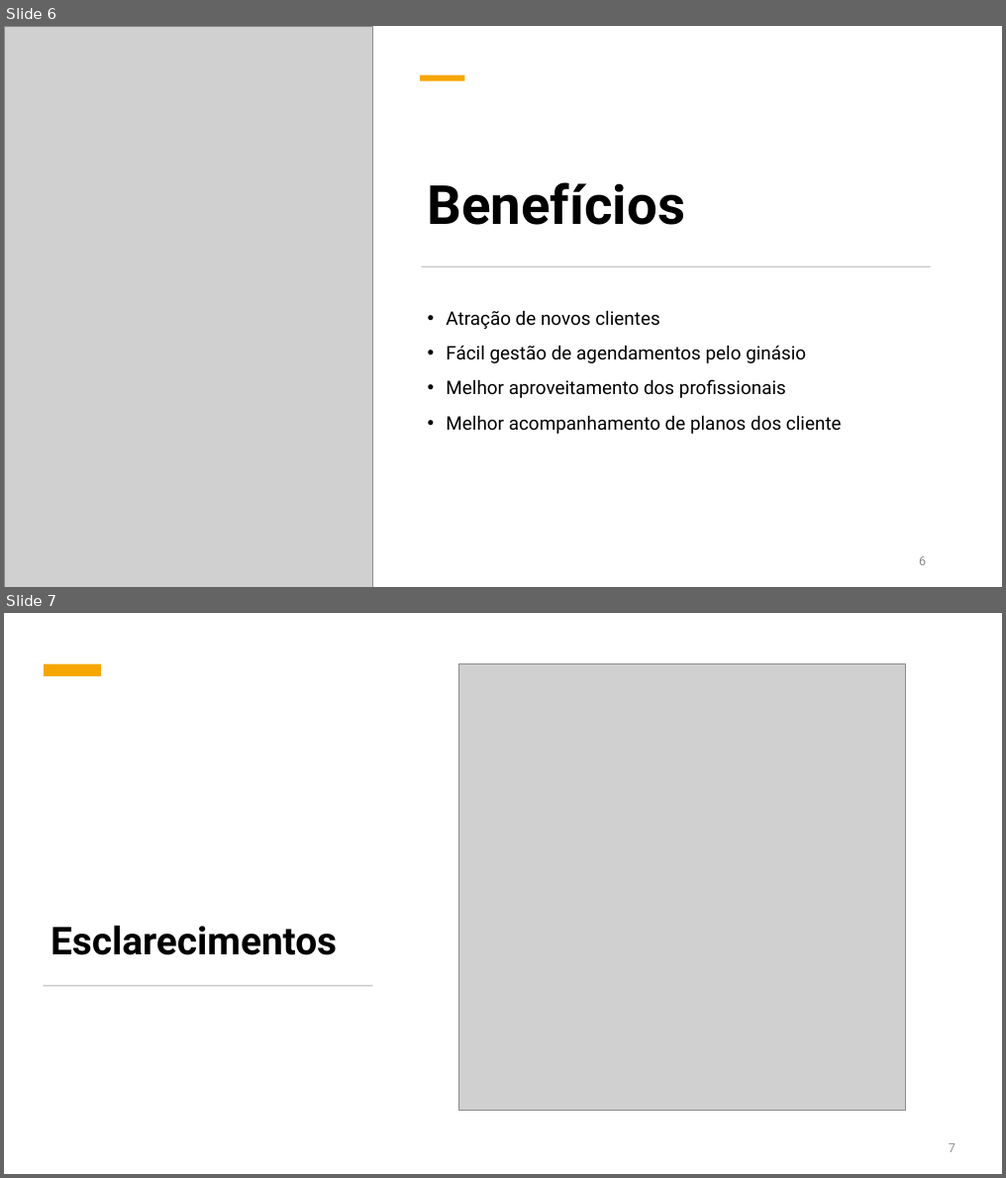
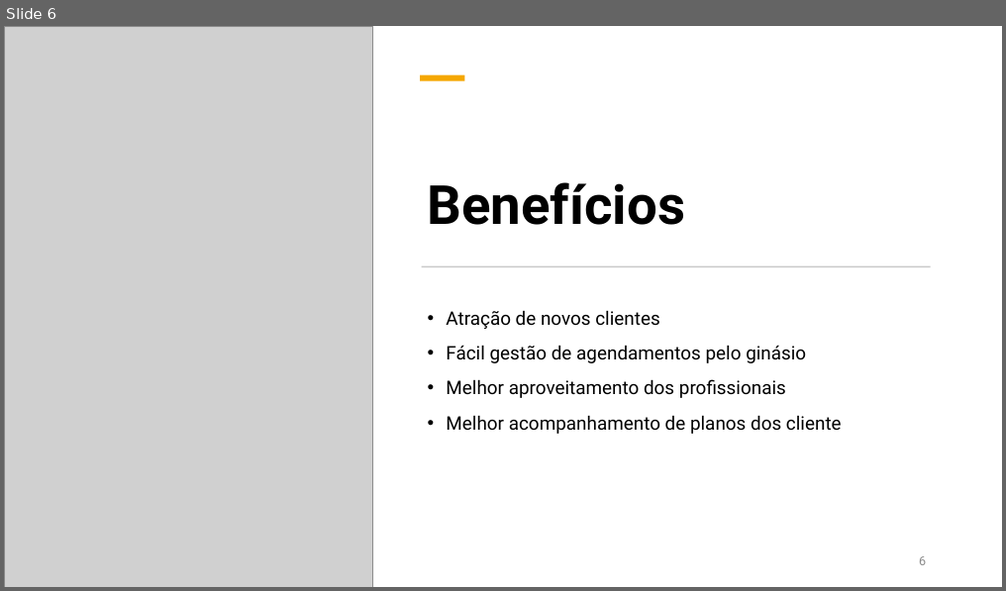
Before and after one commit to Gongas1331/FitLink, a slide deck: apresentações/Apresentação1.pptx. Shown one above the other, each under a label of ours: slides 6 and 7 before the commit, slide 6 after it. The pictures are 1006x1178 and 1006x591 pixels, drawn with LibreOffice and Linux fonts; fonts in the diff are those of the drawing; grey boxes stand for pictures. Boxes give left, top, right and bottom in pixels: in the first picture for what was removed or moved away, otherwise in the second. Text is boxed around its words. In the diff, an @@ line names an element or a change of style, - is before the commit and + after.

```diff
--- a/apresentações/Apresentação1.pptx
+++ b/apresentações/Apresentação1.pptx
@@ slide 7 removed at (x1=4, y1=613, x2=1002, y2=1174), background #FFFFFF; not listed: 2 template elements that a slide beside it also shows @@
@@ rectangle removed at (x1=4, y1=613, x2=1002, y2=1174) @@
@@ rectangle removed at (x1=44, y1=664, x2=101, y2=676) @@
@@ picture removed at (x1=459, y1=663, x2=906, y2=1111) @@
@@ title removed at (x1=51, y1=926, x2=337, y2=956) @@
-Esclarecimentos
@@ rectangle removed at (x1=44, y1=985, x2=373, y2=986) @@
@@ page number removed at (x1=948, y1=1144, x2=955, y2=1153) @@
-7
```
Also in this commit, not shown: 3 slides changed, 1 slide added, 1 other file.
